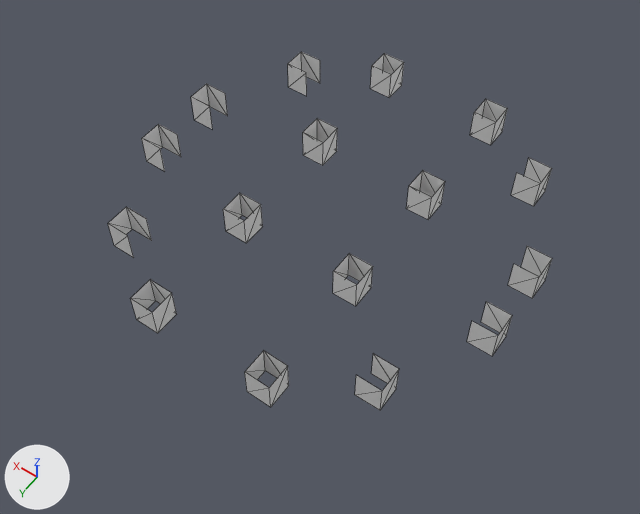
An edit to the OBJ model assets/models/map_walls_rust.obj, drawn before and after from the same camera.
Both versions are drawn from a 50 mm camera at (-5.1, 17.2, 52.4) aimed at (19.2, -16.8, -1.1). Every picture has the same lights, and +X, +Y and +Z are marked at lower left. The older version comes first. Mesh edges are drawn as thin lines. Where no turn or scale is listed for an object, it has been applied to the vertices. Vertices at exactly the same position are counted once.

In view in the first picture: 'map_walls_rust'.
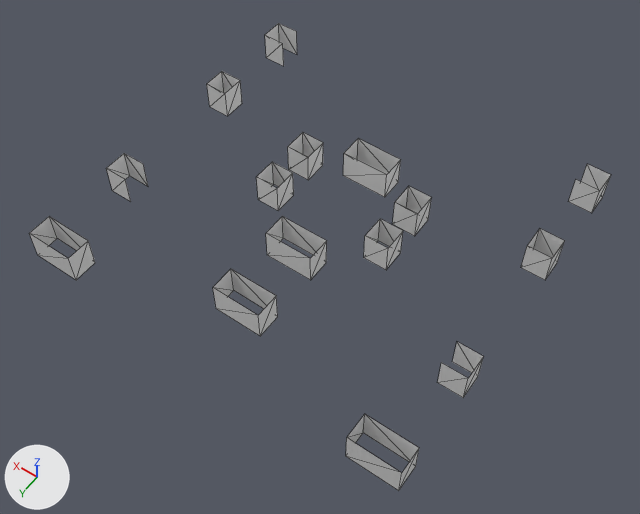
The change in detail:
me_map_walls_rust is used by ob_map_walls_rust; location (0.0, 0.0, 0.0).
me_map_walls_rust had 128 vertices, 112 faces and spanned x 4.0..36.0, y -36.0..-4.0, z 0.0..2.6.
me_map_walls_rust now has 120 vertices, 112 faces and spans x 4.0..36.0, y -34.0..-4.0, z 0.0..2.6.
me_map_walls_rust part 1: the loose piece of 8 vertices spanning x 14.0..16.0, y -6.0..-4.0, z 0.0..2.6 is scaled about its middle by (2, 1, 1), then moved by (-9.0, 0.0, 0.0).
me_map_walls_rust part 2: the loose piece of 8 vertices spanning x 4.0..6.0, y -18.0..-16.0, z 0.0..2.6 is moved by (0.0, 4.0, 0.0).
me_map_walls_rust part 3: the loose piece of 8 vertices spanning x 8.0..10.0, y -32.0..-30.0, z 0.0..2.6 is moved by (-4.0, -2.0, 0.0).
me_map_walls_rust part 4: the loose piece of 8 vertices spanning x 24.0..26.0, y -6.0..-4.0, z 0.0..2.6 is scaled about its middle by (-2, -1, 1), then moved by (9.0, 0.0, 0.0).
me_map_walls_rust part 5: the loose piece of 8 vertices spanning x 34.0..36.0, y -18.0..-16.0, z 0.0..2.6 is moved by (0.0, 4.0, 0.0).
me_map_walls_rust part 6: the loose piece of 8 vertices spanning x 30.0..32.0, y -32.0..-30.0, z 0.0..2.6 is moved by (4.0, -2.0, 0.0).
me_map_walls_rust part 7: the loose piece of 8 vertices spanning x 14.0..16.0, y -16.0..-14.0, z 0.0..2.6 is scaled about its middle by (2, 1, 1), then moved by (5.0, 6.0, 0.0).
me_map_walls_rust part 8: the loose piece of 8 vertices spanning x 24.0..26.0, y -16.0..-14.0, z 0.0..2.6 is scaled about its middle by (2, 1, 1), then moved by (-5.0, 0.0, 0.0).
me_map_walls_rust part 9: the loose piece of 8 vertices spanning x 14.0..16.0, y -36.0..-34.0, z 0.0..2.6 is scaled about its middle by (2, 1, 1), then moved by (5.0, 10.0, 0.0).
me_map_walls_rust part 10: the loose piece of 8 vertices spanning x 24.0..26.0, y -36.0..-34.0, z 0.0..2.6 is turned -90 degrees about the z axis through its middle, then moved by (-10.0, 16.0, 0.0).
me_map_walls_rust part 11: the loose piece of 8 vertices spanning x 24.0..26.0, y -16.0..-14.0, z 0.0..2.6 is copied, and the copy is turned 180 degrees about the z axis through its middle, then moved by (0.0, -4.0, 0.0); it spans x 24.0..26.0, y -20.0..-18.0, z 0.0..2.6.
me_map_walls_rust part 12: the loose piece of 8 vertices spanning x 8.0..10.0, y -10.0..-8.0, z 0.0..2.6 is deleted.
me_map_walls_rust part 13: the loose piece of 8 vertices spanning x 30.0..32.0, y -10.0..-8.0, z 0.0..2.6 is deleted.
Part 14, on me_map_walls_rust:
8 vertices are removed from x 4.0..36.0, y -22.0, z 0.0..2.6.
12 faces are deleted.
8 new vertices lie (0.0, -2.0, 0.0) away from vertices in x 4.0..36.0, y -24.0, z 0.0..2.6.
16 new faces join them.
Part 15, on me_map_walls_rust:
8 vertices are removed from x 14.0..26.0, y -26.0, z 0.0..2.6.
16 faces are deleted.
8 new vertices lie (0.0, 2.0, 0.0) away from vertices in x 14.0..26.0, y -24.0, z 0.0..2.6.
16 new faces join them.

Where the change shows, as pixel boxes [x1, y1, x2, y2] in the pictures (640 x 514 px; the box of a moved part takes in the faces that stretch with it):
'map_walls_rust', reshaped (31% wider, 31% taller): before [108, 52, 552, 410]; after [29, 23, 611, 491]
part 1 of me_map_walls_rust, moved or reshaped: before [245, 350, 289, 407]; after [346, 414, 419, 491]
part 2 of me_map_walls_rust, moved or reshaped: before [467, 301, 512, 356]; after [437, 342, 484, 398]
part 3 of me_map_walls_rust, moved or reshaped: before [511, 158, 552, 206]; after [568, 164, 611, 213]
part 4 of me_map_walls_rust, moved or reshaped: before [130, 280, 176, 333]; after [29, 216, 95, 280]
part 5 of me_map_walls_rust, moved or reshaped: before [142, 124, 181, 171]; after [106, 153, 148, 202]
part 6 of me_map_walls_rust, moved or reshaped: before [288, 52, 320, 96]; after [265, 23, 297, 66]
part 7 of me_map_walls_rust, moved or reshaped: before [333, 253, 373, 306]; after [213, 269, 278, 336]
part 8 of me_map_walls_rust, moved or reshaped: before [223, 193, 263, 243]; after [266, 216, 327, 280]
part 9 of me_map_walls_rust, moved or reshaped: before [470, 99, 507, 145]; after [343, 139, 401, 197]
part 10 of me_map_walls_rust, moved or reshaped: before [370, 53, 404, 98]; after [364, 219, 403, 270]
part 11 of me_map_walls_rust, added: after [256, 162, 294, 211]
part 12 of me_map_walls_rust, deleted: before [355, 354, 399, 410]
part 13 of me_map_walls_rust, deleted: before [108, 207, 152, 258]
part 14 of me_map_walls_rust, moved or reshaped: before [191, 84, 552, 298]; after [207, 71, 565, 280]
part 15 of me_map_walls_rust, moved or reshaped: before [303, 118, 445, 219]; after [288, 132, 432, 236]
